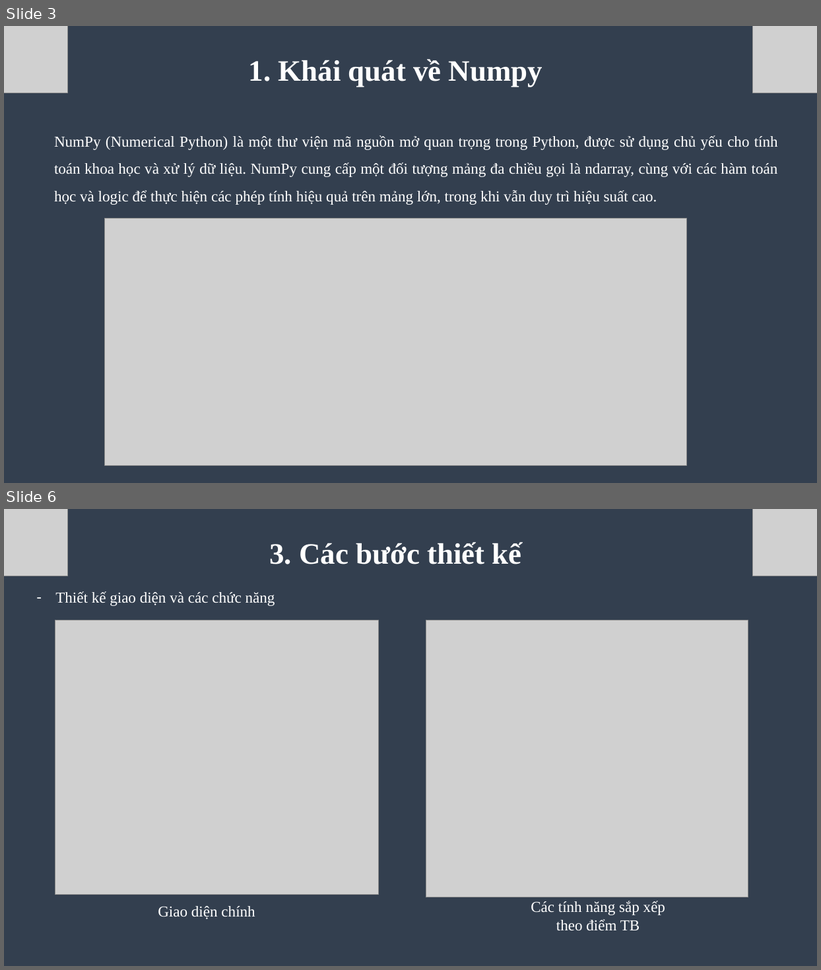
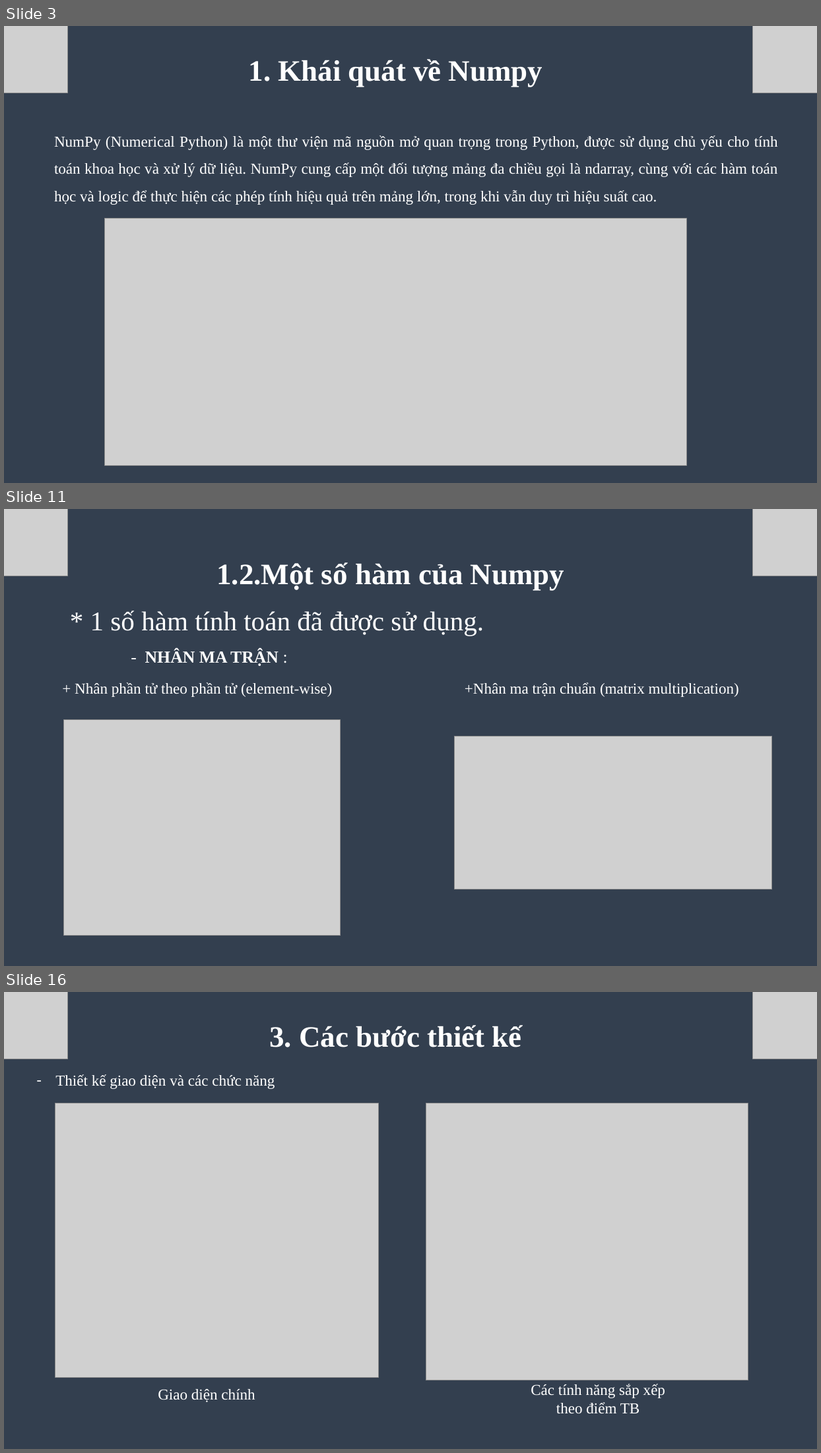
Before and after one commit to Toilaminh03/Numpy_PMMNM, a slide deck: tuan2.pptx. Shown one above the other, each under a label of ours: slides 3 and 6 before the commit, slides 3, 11 and 16 after it; the slides between them are not shown. The pictures are 821x970 and 821x1453 pixels, drawn with LibreOffice and Linux fonts; fonts in the diff are those of the drawing; grey boxes stand for pictures. Boxes give left, top, right and bottom in pixels: in the first picture for what was removed or moved away, otherwise in the second. Text is boxed around its words. In the diff, an @@ line names an element or a change of style, - is before the commit and + after.

Commit message:
Final Numpy

```diff
--- a/tuan2.pptx
+++ b/tuan2.pptx
@@ slide 11 added at (4, 509, 817, 966), background #333F50 @@
@@ picture added at (4, 509, 68, 576) @@
@@ picture added at (753, 509, 817, 576) @@
@@ text added at (217, 562, 564, 591), 35 pt, text #FFFFFF, bold @@
+1.2.Một số hàm của Numpy
@@ text added at (90, 611, 484, 666), 32 pt, text #FFFFFF @@
+* 1 số hàm tính toán đã được sử dụng.
+- NHÂN MA TRẬN :
@@ text added at (75, 683, 332, 697), 18 pt, text #FFFFFF @@
++ Nhân phần tử theo phần tử (element-wise)
@@ text added at (465, 683, 739, 697), 18 pt, text #FFFFFF @@
++Nhân ma trận chuẩn (matrix multiplication)
@@ picture added at (64, 720, 340, 936) @@
@@ picture added at (455, 737, 772, 890) @@
@@ what was slide 6 is now slide 16 @@
```
Also in this commit, not shown: 3 slides changed, 9 other slides added.
